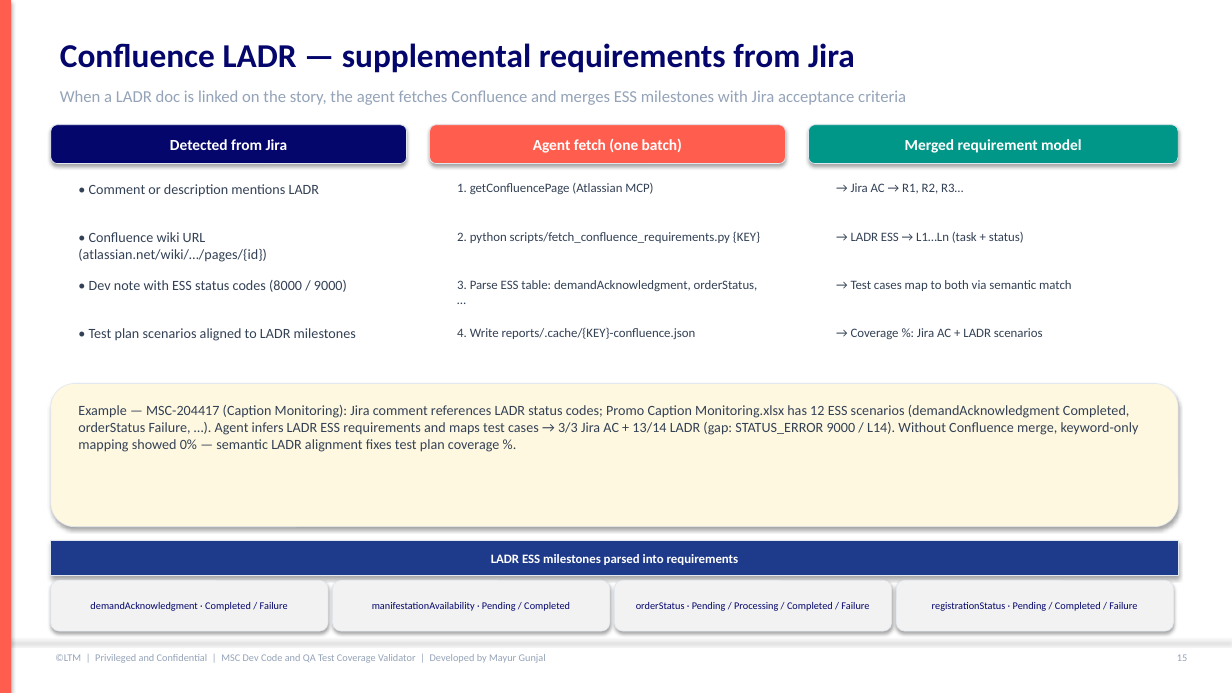
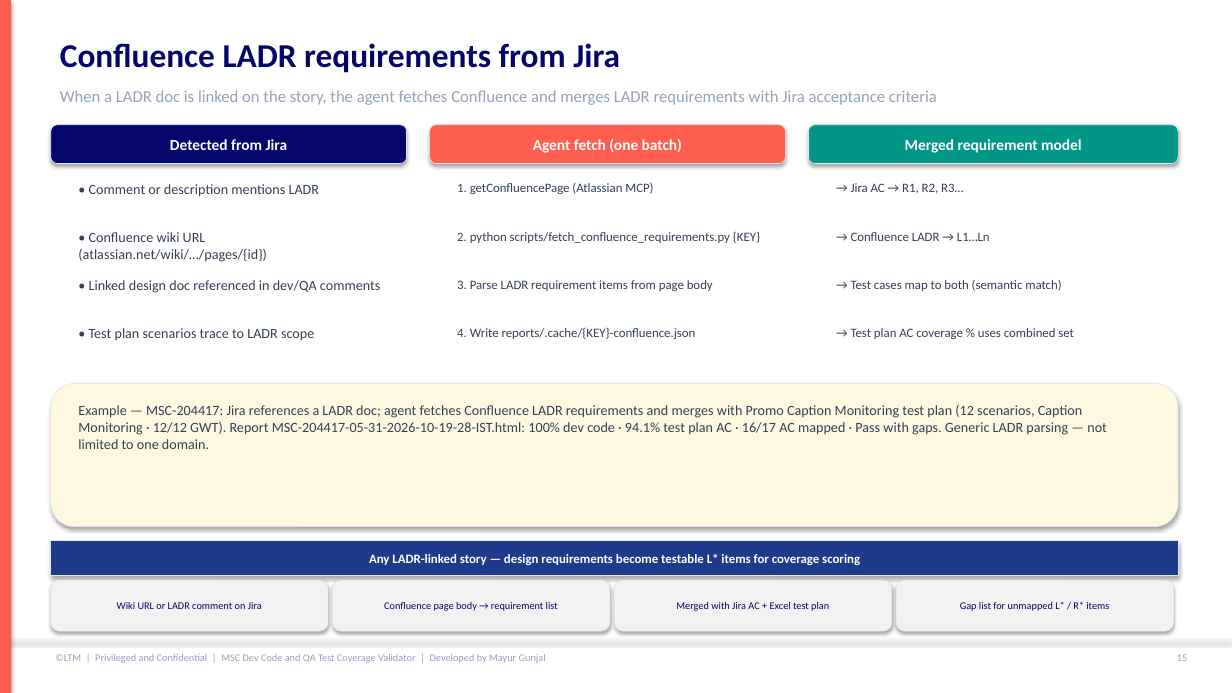
Before and after one commit to mgunjal11/pegasus-qa-agents-lab-copy, a slide deck: slide 16 of docs/MSC-Dev-Code-and-QA-Test-Coverage-Validator-Guide.pptx. Drawn at 1232x693 pixels with LibreOffice and Linux fonts; fonts in the diff are those of the drawing. Boxes give left, top, right and bottom in pixels: in the first picture for what was removed or moved away, otherwise in the second. Text is boxed around its words. In the diff, an @@ line names an element or a change of style, - is before the commit and + after.

```diff
--- a/docs/MSC-Dev-Code-and-QA-Test-Coverage-Validator-Guide.pptx
+++ b/docs/MSC-Dev-Code-and-QA-Test-Coverage-Validator-Guide.pptx
@@ text at (60,43,620,73): text changed @@
-Confluence LADR — supplemental requirements from Jira
+Confluence LADR requirements from Jira
@@ text at (60,90,937,105): text changed @@
-When a LADR doc is linked on the story, the agent fetches Confluence and merges ESS milestones with Jira acceptance criteria
+When a LADR doc is linked on the story, the agent fetches Confluence and merges LADR requirements with Jira acceptance criteria
@@ text at (851,232,990,241): text changed @@
-→ LADR ESS → L1…Ln (task + status)
+→ Confluence LADR → L1…Ln
@@ text at (89,280,381,293): text changed @@
-• Dev note with ESS status codes (8000 / 9000)
+• Linked design doc referenced in dev/QA comments
@@ text at (457,280,713,291): text changed @@
-3. Parse ESS table: demandAcknowledgment, orderStatus, …
+3. Parse LADR requirement items from page body
@@ text at (851,280,1061,291): text changed @@
-→ Test cases map to both via semantic match
+→ Test cases map to both (semantic match)
@@ text at (89,328,314,341): text changed @@
-• Test plan scenarios aligned to LADR milestones
+• Test plan scenarios trace to LADR scope
@@ text at (851,328,1074,339): text changed @@
-→ Coverage %: Jira AC + LADR scenarios
+→ Test plan AC coverage % uses combined set
@@ text at (78,405,1107,449): text changed @@
-Example — MSC-204417 (Caption Monitoring): Jira comment references LADR status codes; Promo Caption Monitoring.xlsx has 12 ESS scenarios (demandAcknowledgment Completed, orderStatus Failure, …). Agent infers LADR ESS requirements and maps test cases → 3/3 Jira AC + 13/14 LADR (gap: STATUS_ERROR 9000 / L14). Without Confluence merge, keyword-only mapping showed 0% — semantic LADR alignment fixes test plan coverage %.
+Example — MSC-204417: Jira references a LADR doc; agent fetches Confluence LADR requirements and merges with Promo Caption Monitoring test plan (12 scenarios, Caption Monitoring · 12/12 GWT). Report MSC-204417-05-31-2026-10-19-28-IST.html: 100% dev code · 94.1% test plan AC · 16/17 AC mapped · Pass with gaps. Generic LADR parsing — not limited to one domain.
@@ text in rectangle at (369,554,860,565): text changed @@
-LADR ESS milestones parsed into requirements
+Any LADR-linked story — design requirements become testable L* items for coverage scoring
@@ text in rounded rectangle at (117,602,262,609): text changed @@
-demandAcknowledgment · Completed / Failure
+Wiki URL or LADR comment on Jira
@@ text in rounded rectangle at (384,602,558,611): text changed @@
-manifestationAvailability · Pending / Completed
+Confluence page body → requirement list
@@ text in rounded rectangle at (676,602,829,611): text changed @@
-orderStatus · Pending / Processing / Completed / Failure
+Merged with Jira AC + Excel test plan
@@ text in rounded rectangle at (960,602,1109,611): text changed @@
-registrationStatus · Pending / Completed / Failure
+Gap list for unmapped L* / R* items
```
Also in this commit, not shown: 8 other slides changed, 1 slide added, 1 other file.
